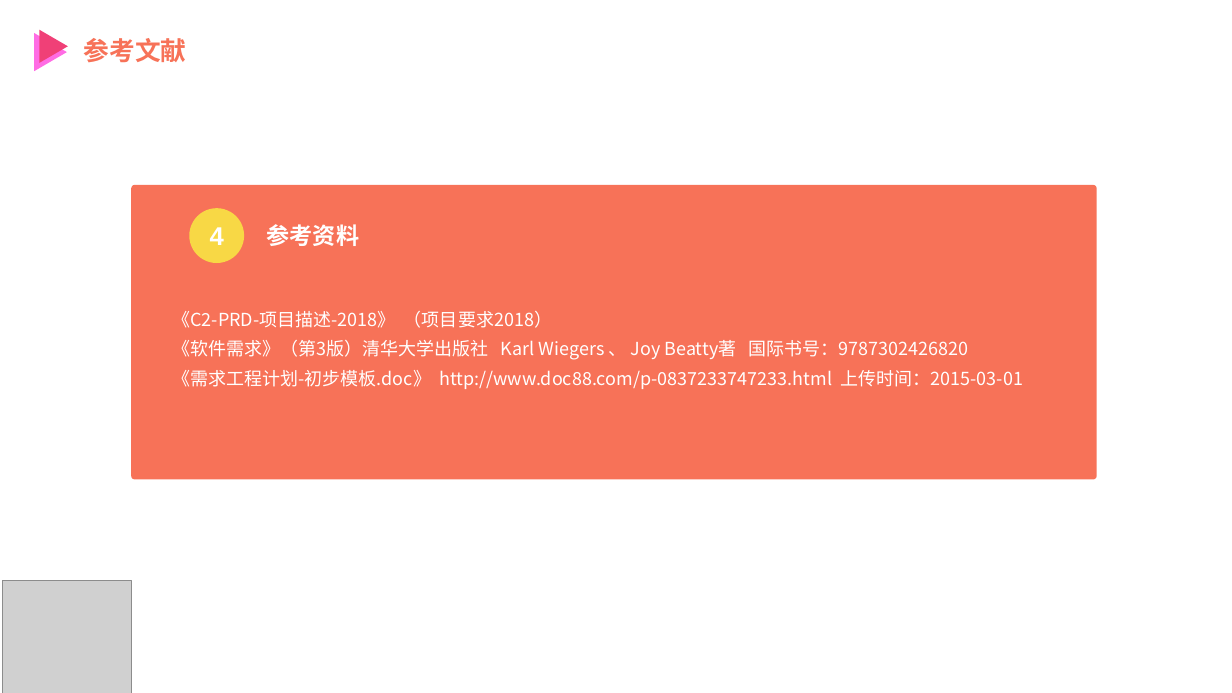
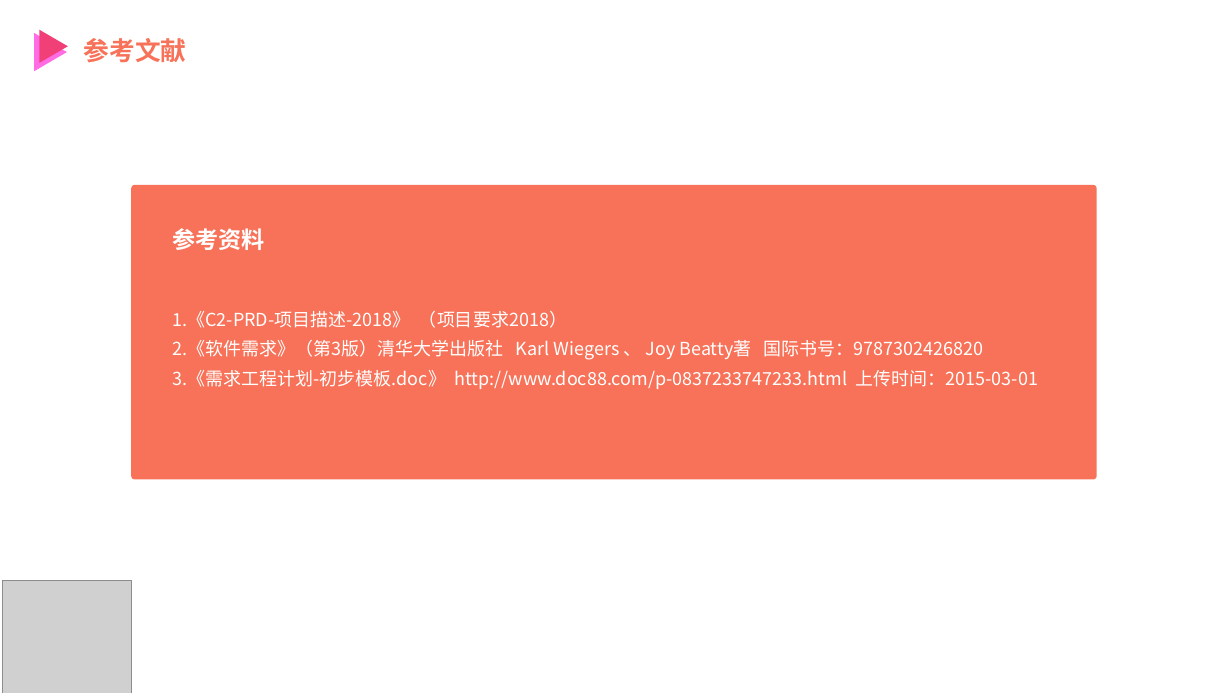
Before and after one commit to PRD2018-G12/Education-Assistant-System, a slide deck: slide 50 of 受控文档/计划/需求工程计划PPT.pptx (slide 51 before the commit). Drawn at 1232x693 pixels with LibreOffice and Linux fonts; fonts in the diff are those of the drawing; grey boxes stand for pictures. Boxes give left, top, right and bottom in pixels: in the first picture for what was removed or moved away, otherwise in the second. Text is boxed around its words. In the diff, an @@ line names an element or a change of style, - is before the commit and + after.

Commit message:
第九周更新
更新项目计划相关文档

```diff
--- a/受控文档/计划/需求工程计划PPT.pptx
+++ b/受控文档/计划/需求工程计划PPT.pptx
@@ ellipse removed at (189, 208, 244, 262) @@
-4
@@ text "参考资料": place and size @@
-text "参考资料" at (267, 224, 359, 246)
+text "参考资料" at (172, 228, 264, 250)
@@ text at (172, 311, 1038, 389): text changed @@
-《C2-PRD-项目描述-2018》 （项目要求2018）
-《软件需求》（第3版）清华大学出版社 Karl Wiegers 、 Joy Beatty著 国际书号：9787302426820
-《需求工程计划-初步模板.doc》 http://www.doc88.com/p-0837233747233.html 上传时间：2015-03-01
+1.《C2-PRD-项目描述-2018》 （项目要求2018）
+2.《软件需求》（第3版）清华大学出版社 Karl Wiegers 、 Joy Beatty著 国际书号：9787302426820
+3.《需求工程计划-初步模板.doc》 http://www.doc88.com/p-0837233747233.html 上传时间：2015-03-01
```
Also in this commit, not shown: 10 other slides changed, 1 slide removed, 4 other files.
